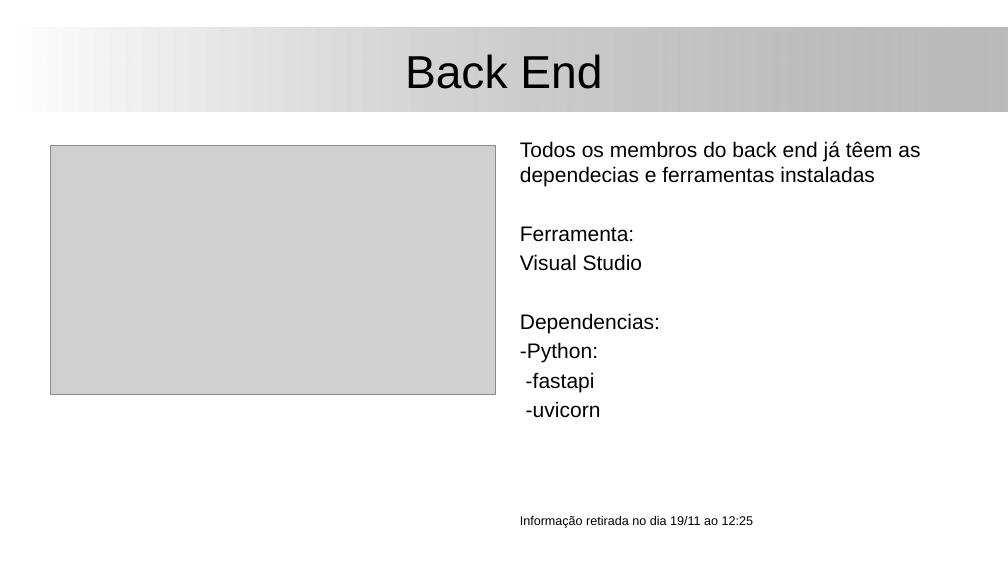
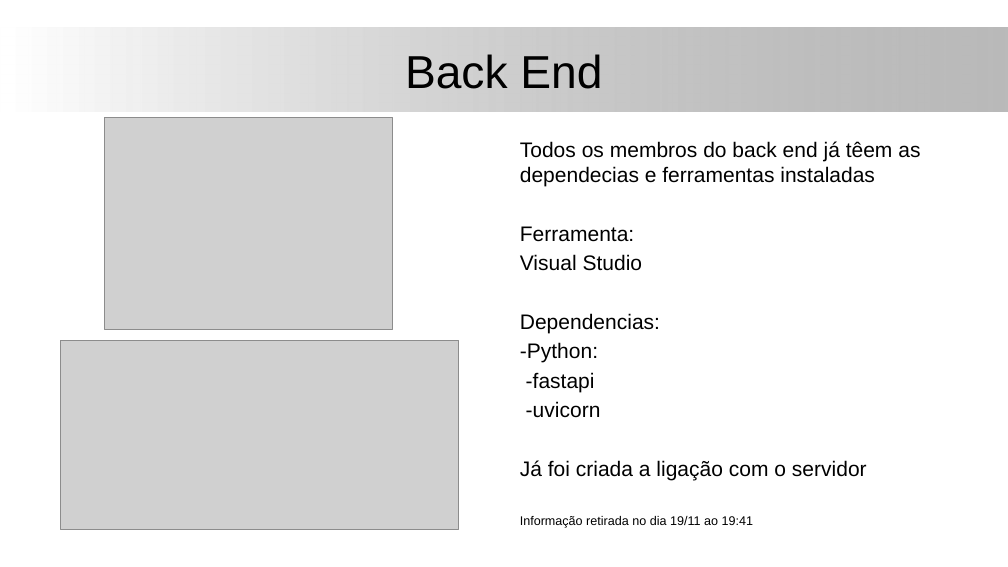
Before and after one commit to Zharlock/K-D, a slide deck: slide 7 of documents/Apresentação_22_11.pptx. Drawn at 1008x567 pixels with LibreOffice and Linux fonts; fonts in the diff are those of the drawing; grey boxes stand for pictures; background and template pictures are left out. Boxes give left, top, right and bottom in pixels: in the first picture for what was removed or moved away, otherwise in the second. Text is boxed around its words. In the diff, an @@ line names an element or a change of style, - is before the commit and + after.

Commit message:
Update Apresentação_22_11.pptx
1 image added

```diff
--- a/documents/Apresentação_22_11.pptx
+++ b/documents/Apresentação_22_11.pptx
@@ picture added at <box>104,117,392,330</box> @@
@@ picture removed at <box>51,145,496,395</box> @@
@@ picture added at <box>60,340,459,529</box> @@
@@ text at <box>520,460,867,528</box>: text changed @@
-Informação retirada no dia 19/11 ao 12:25
+Já foi criada a ligação com o servidor
+Informação retirada no dia 19/11 ao 19:41
```
